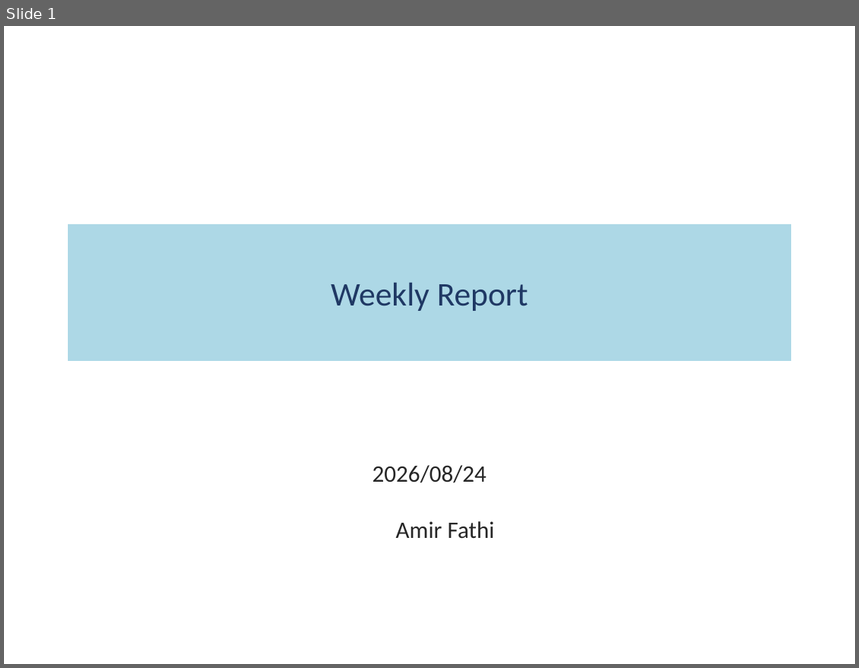
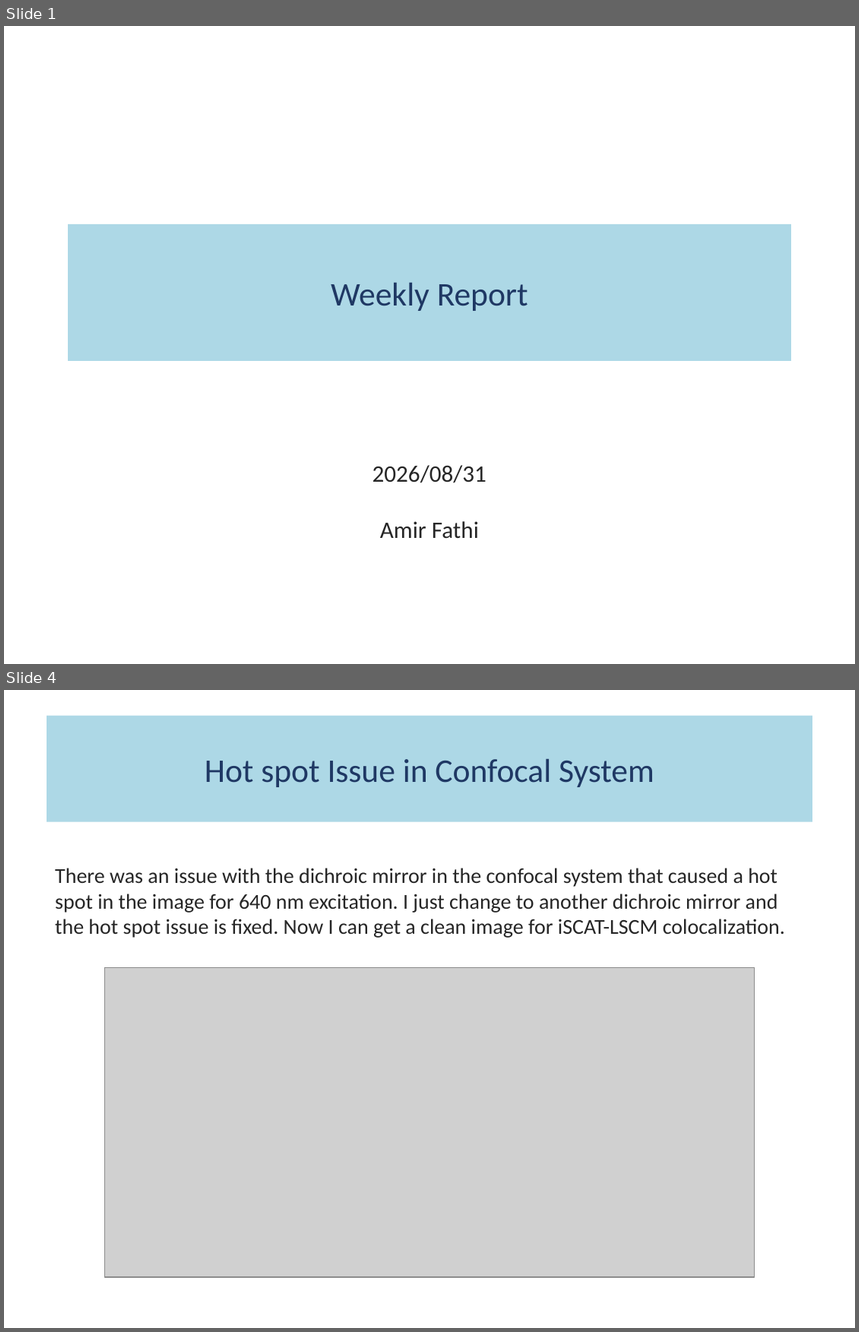
Before and after one commit to fathi0amir/ppt-with-quarto, a slide deck: main.pptx. Shown one above the other, each under a label of ours: slide 1 before the commit, slides 1 and 4 after it; the slides between them are not shown. The pictures are 859x668 and 859x1332 pixels, drawn with LibreOffice and Linux fonts; fonts in the diff are those of the drawing; grey boxes stand for pictures. Boxes give left, top, right and bottom in pixels: in the first picture for what was removed or moved away, otherwise in the second. Text is boxed around its words. In the diff, an @@ line names an element or a change of style, - is before the commit and + after.

Commit message:
Some issues with indentations were addressed.

```diff
--- a/main.pptx
+++ b/main.pptx
@@ slide 4 added at box(4, 690, 855, 1328), background #FFFFFF @@
@@ title added at box(47, 716, 813, 822), fill #ADD8E6, 28 pt, text #1F3864 @@
+Hot spot Issue in Confocal System
@@ text added at box(55, 868, 785, 938), 18 pt, text #262626 @@
+There was an issue with the dichroic mirror in the confocal system that caused a hot spot in the image for 640 nm excitation. I just change to another dichroic mirror and the hot spot issue is fixed. Now I can get a clean image for iSCAT-LSCM colocalization.
@@ picture added at box(104, 967, 755, 1277) @@
@@ slide 1 changed as well @@
@@ subtitle at box(373, 465, 487, 539): text changed @@
-2026/08/24
-Amir Fathi
+2026/08/31
+Amir Fathi
```
Also in this commit, not shown: 3 other slides changed, 4 other slides added, 4 slides removed, 5 other files.
